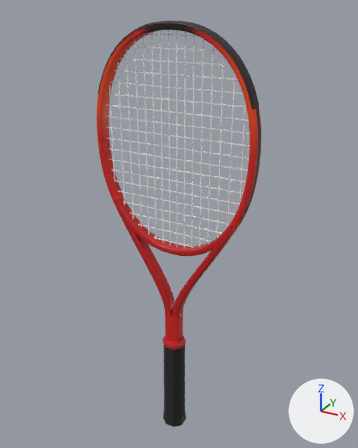
The glTF model assets/realistic/dunlop-cx-200-tour-2027.glb: old version first, new version second.
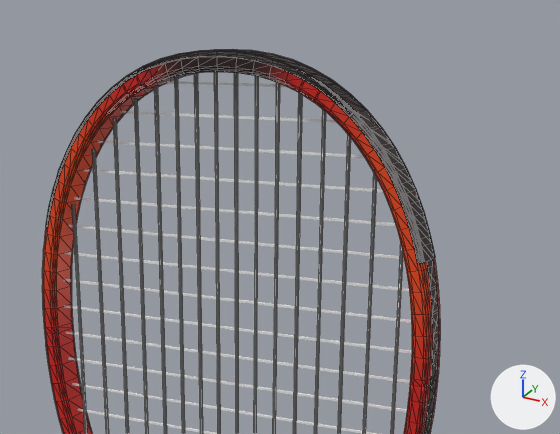
The first picture shows the older version from a camera (50 mm lens) standing at (0.345, -0.61, 0.704) and looking at (-0.002, 0.021, 0.388). The close-ups show the older and then the newer version on the part from 22% to 87% of the width and 0% to 40% of the height of that picture. Only the edits that show in the close-ups are written down. Arrows for +X, +Y and +Z are at lower right; the lights stay in place. The close-ups show mesh edges as thin lines. Where no turn or scale is listed for an object, it has been applied to the vertices. Vertices at exactly the same position are counted once.

Objects in the first close-up: 'bumper', 'frame', 'grommets', 'strings_crosses', 'strings_mains'.
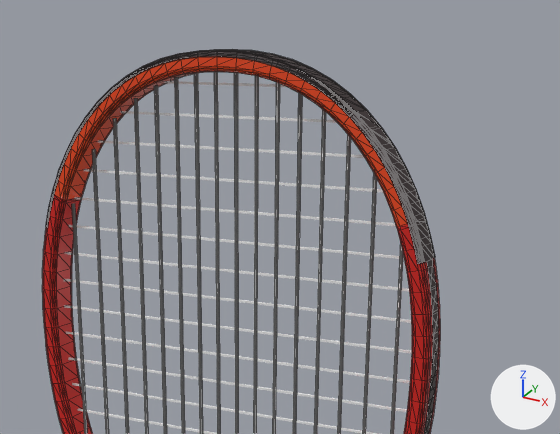
What differs and where, as boxes (x1, y1, x2, y2) in the close-ups (560 x 434 px; the box of a moved part takes in the faces that stretch with it):
part 1 of me_frame, moved or reshaped
    before: (122, 69, 165, 97)
    after: (54, 181, 86, 203)
part 2 of me_frame, moved or reshaped
    before: (285, 72, 320, 103)
    after: (391, 207, 409, 231)
part 3 of me_frame, recoloured
    both: (42, 56, 439, 353)

The change, as a diff of the scene's bpy script:
```diff
--- a/assets/realistic/dunlop-cx-200-tour-2027.glb.py
+++ b/assets/realistic/dunlop-cx-200-tour-2027.glb.py
@@ me_frame @@
 # used by ob_frame; location = (0.0, 0.0, 0.4319)
-me_frame.from_pydata(...)  # 1712 vertices, 3360 faces; spans x -0.13..0.13, y -0.01..0.01, z -0.254..0.254
+me_frame.from_pydata(...)  # 1648 vertices, 3232 faces; spans x -0.13..0.13, y -0.01..0.01, z -0.254..0.254
+# me_frame part 1: 32 vertices removed from x -0.062..-0.048, y -0.01..0.01, z 0.229..0.243; 16 vertices added at x -0.116..-0.107, y -0.01..0.01, z 0.169..0.173
+# me_frame part 2: 32 vertices removed from x 0.048..0.062, y -0.01..0.01, z 0.229..0.243; 16 vertices added at x 0.107..0.116, y -0.01..0.01, z 0.169..0.173
+# me_frame part 3: 1024 kept faces spanning x -0.13..0.13, y -0.01..0.01, z 0.09..0.254 get new vertex colours
+# other edits to the shape of me_frame do not show in these pictures
 me_frame.materials.append(mat_mat_frame)
```
